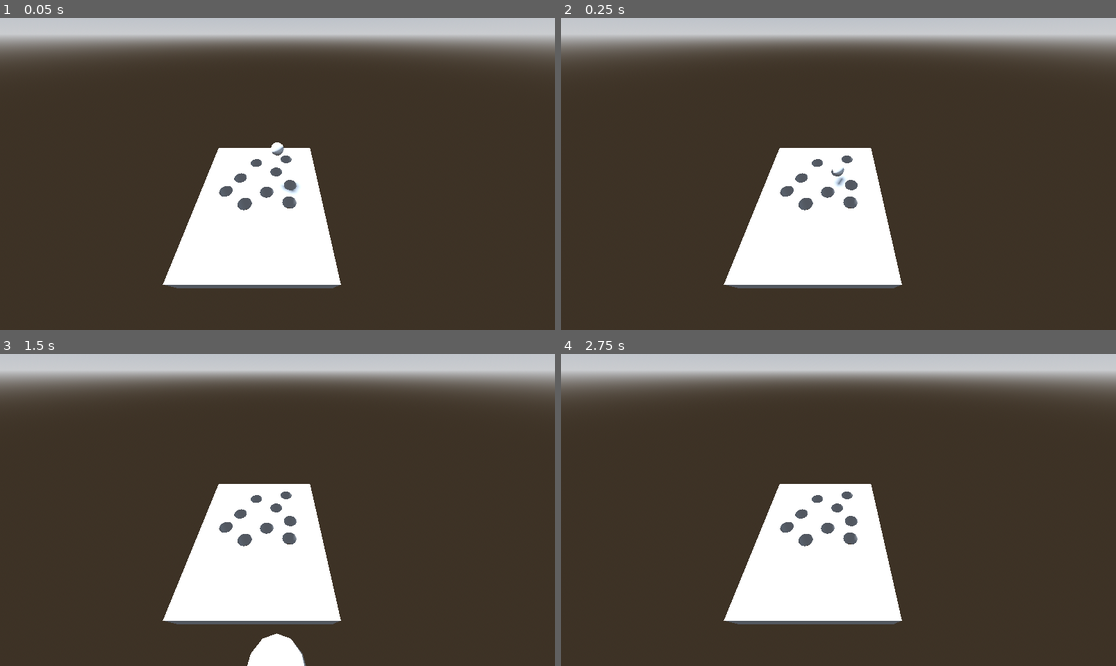
Above: before the commit, frames 1-4 (two rows, left to right).
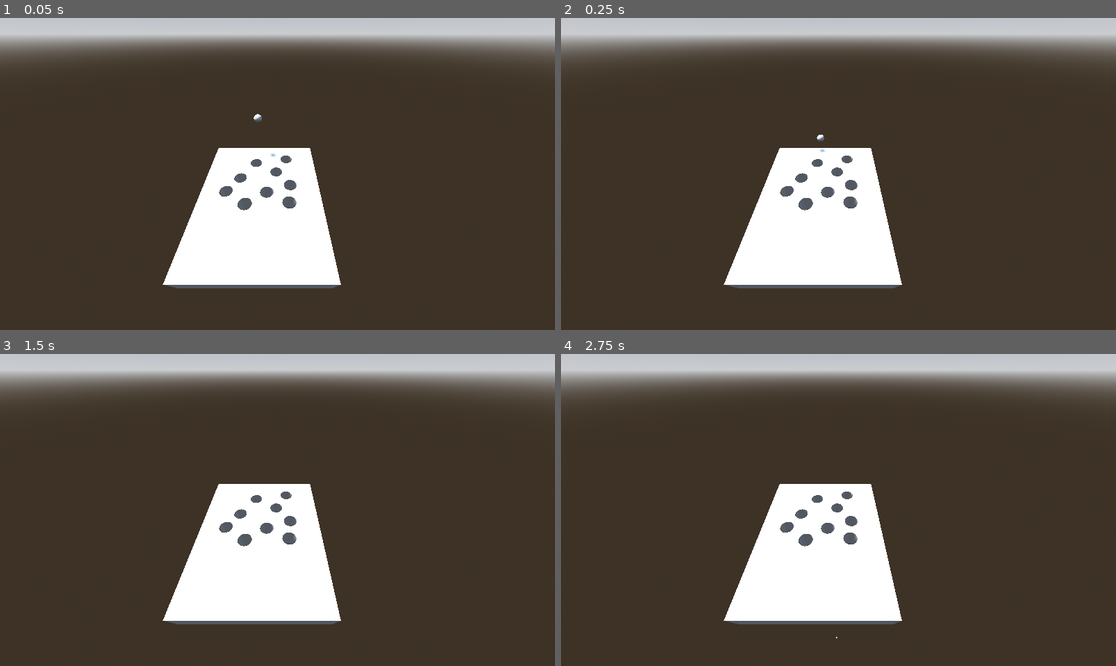
Above: after the commit, the same moments.

Repository: theconmen/ice-cold-beer
Game: Godot game, scene res://root.tscn
The game is run twice, just before and just after one commit, with the same random seed, the same clock (stepped at 60 frames per second) and the same inputs.
Inputs:
- Up to frame 1 (0.05 s): no input
- Up to frame 2 (0.25 s): no input
- Up to frame 3 (1.5 s): no input
- Up to frame 4 (2.75 s): tap Enter at 2 s

The runs differ from the first frame. In frame 1, 0.1% of the frame differs, in the area x 45-54%, y 30-57%; in frame 2, 0.1%; in frame 3, 0.8%, in the area x 44-56%, y 89-100%; in frame 4, less than 0.1%.

Commit message:
Collision successful!!!

Diff:
--- a/root.tscn
+++ b/root.tscn
@@ -26,6 +26,15 @@
 height = 1.348
 radius = 0.034
 
+[sub_resource type="PhysicsMaterial" id="PhysicsMaterial_pyidc"]
+
+[sub_resource type="SphereShape3D" id="SphereShape3D_vvh5c"]
+radius = 0.05
+
+[sub_resource type="SphereMesh" id="SphereMesh_pyidc"]
+radius = 0.05
+height = 0.098
+
 [node name="Root" type="Node3D"]
 
 [node name="World" type="Node3D" parent="."]
@@ -55,19 +64,6 @@
 transform = Transform3D(0.137, 0, 0, 0, 0.137, 0, 0, 0, 0.137, -0.24, 1.254, 0.137)
 shape = SubResource("SphereShape3D_vho56")
 
-[node name="TestBall" type="RigidBody3D" parent="."]
-transform = Transform3D(1, 0, 0, 0, 1, 0, 0, 0, 1, 8.30826, 0.207727, -0.204716)
-mass = 0.155
-physics_material_override = SubResource("PhysicsMaterial_vho56")
-
-[node name="CSGSphere3D" type="CSGSphere3D" parent="TestBall"]
-transform = Transform3D(0.14, 0, 0, 0, 0.131, 0, 0, 0, 0.131, 0.152369, 0.339749, 0.401858)
-material = SubResource("StandardMaterial3D_vho56")
-
-[node name="CollisionShape3D" type="CollisionShape3D" parent="TestBall"]
-transform = Transform3D(0.137, 0, 0, 0, 0.137, 0, 0, 0, 0.137, -0.24, 1.254, 0.137)
-shape = SubResource("SphereShape3D_vho56")
-
 [node name="Bar" type="RigidBody3D" parent="."]
 transform = Transform3D(1, 0, 0, 0, 1, 0, 0, 0, 1, 0.00802624, 0.00398338, 0.000215888)
 mass = 100.0
@@ -231,3 +227,15 @@
 radius = 0.0776367
 height = 0.668335
 sides = 24
+
+[node name="TestBall" type="RigidBody3D" parent="."]
+transform = Transform3D(1, 0, 0, 0, 1, 0, 0, 0, 1, 9.04287, 0.619927, -0.0463247)
+physics_material_override = SubResource("PhysicsMaterial_pyidc")
+
+[node name="CollisionShape3D" type="CollisionShape3D" parent="TestBall"]
+transform = Transform3D(0.514903, -0.857248, 0, 0.857248, 0.514903, 0, 0, 0, 1, 3.91006e-05, -0.0013392, 0)
+shape = SubResource("SphereShape3D_vvh5c")
+debug_color = Color(0, 0.6, 0.701961, 0.890196)
+
+[node name="MeshInstance3D" type="MeshInstance3D" parent="TestBall"]
+mesh = SubResource("SphereMesh_pyidc")
Not shown: 1 places in root.tscn that only renumber resources
